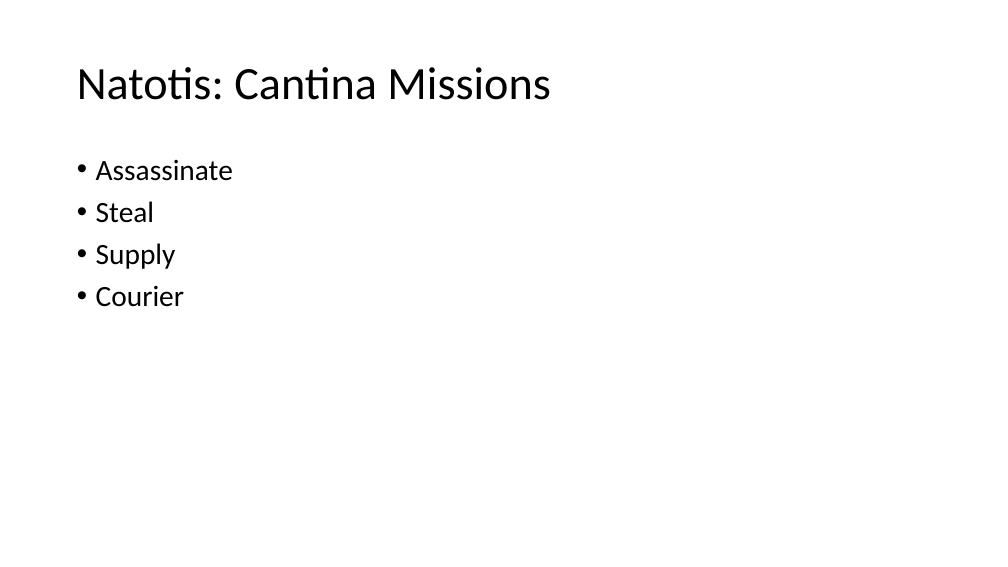
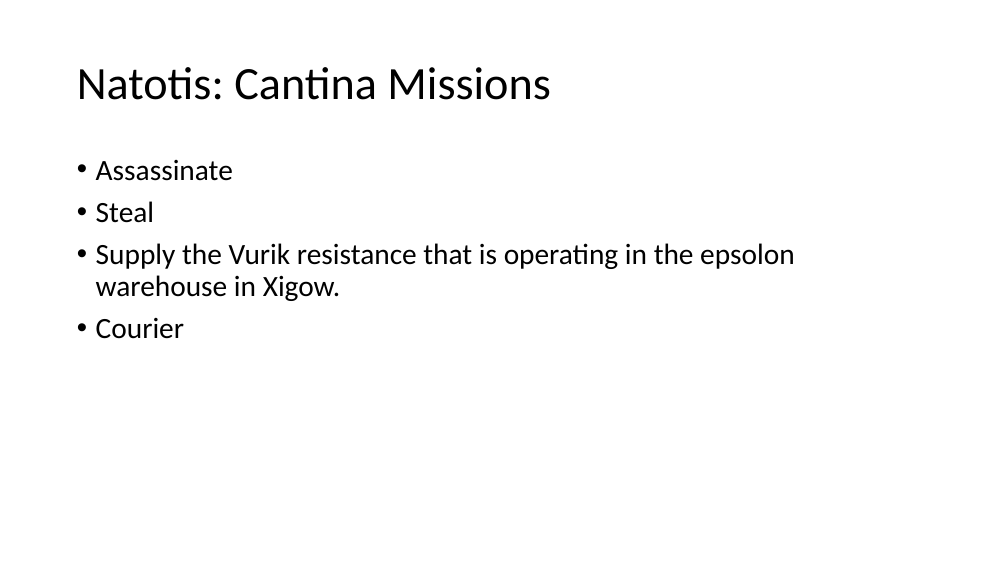
Before and after one commit to johnnyjonesjr90/Space-Game, a slide deck: slide 6 of Galaxy_Business-master/GalaxyBusiness/Space Merchant.pptx. Drawn at 1008x567 pixels with LibreOffice and Linux fonts; fonts in the diff are those of the drawing. Boxes give left, top, right and bottom in pixels: in the first picture for what was removed or moved away, otherwise in the second. Text is boxed around its words. In the diff, an @@ line names an element or a change of style, - is before the commit and + after.

Commit message:
added new mission for natotis

```diff
--- a/Galaxy_Business-master/GalaxyBusiness/Space Merchant.pptx
+++ b/Galaxy_Business-master/GalaxyBusiness/Space Merchant.pptx
@@ text at (x1=96, y1=243, x2=794, y2=301): text changed @@
-• Supply
+• Supply the Vurik resistance that is operating in the epsolon warehouse in Xigow.
```
Also in this commit, not shown: 3 slides added, 16 other files.
